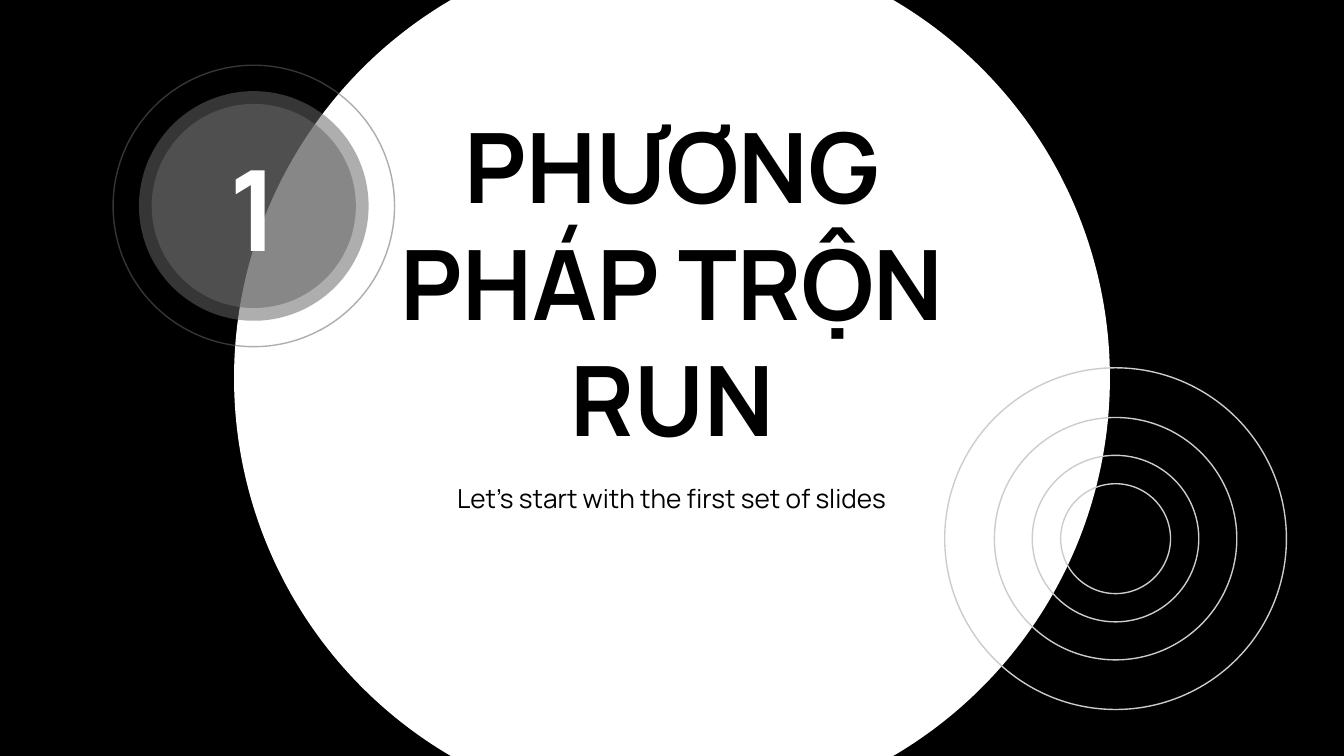
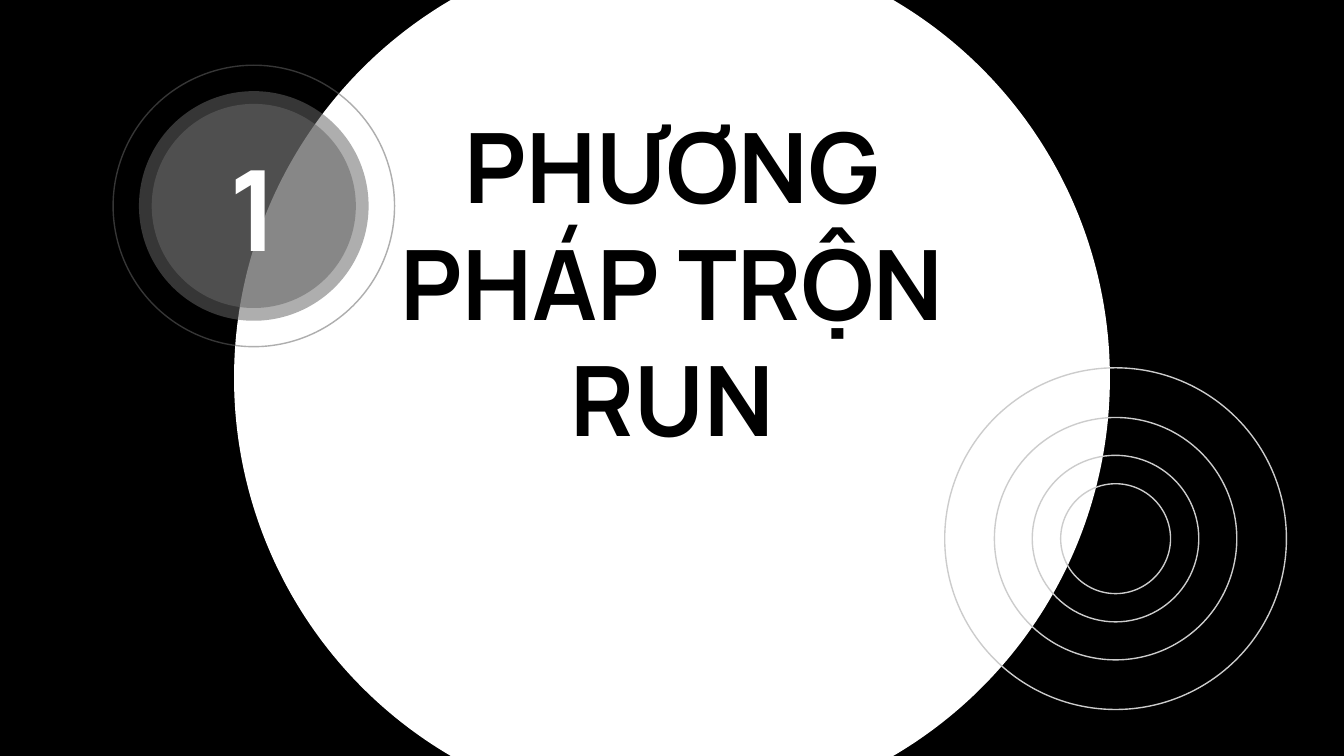
Before and after one commit to Nhatthanh1/CS523_N05, a slide deck: slide 11 of ExternalSort/ESshow.pptx (slide 6 before the commit). Drawn at 1344x756 pixels with LibreOffice and Linux fonts; fonts in the diff are those of the drawing. Boxes give left, top, right and bottom in pixels: in the first picture for what was removed or moved away, otherwise in the second. Text is boxed around its words. In the diff, an @@ line names an element or a change of style, - is before the commit and + after.

```diff
--- a/ExternalSort/ESshow.pptx
+++ b/ExternalSort/ESshow.pptx
@@ subtitle removed at (x1=457, y1=488, x2=886, y2=509) @@
-Let’s start with the first set of slides
```
Also in this commit, not shown: 6 other slides changed, 11 slides added, 1 slide removed.
